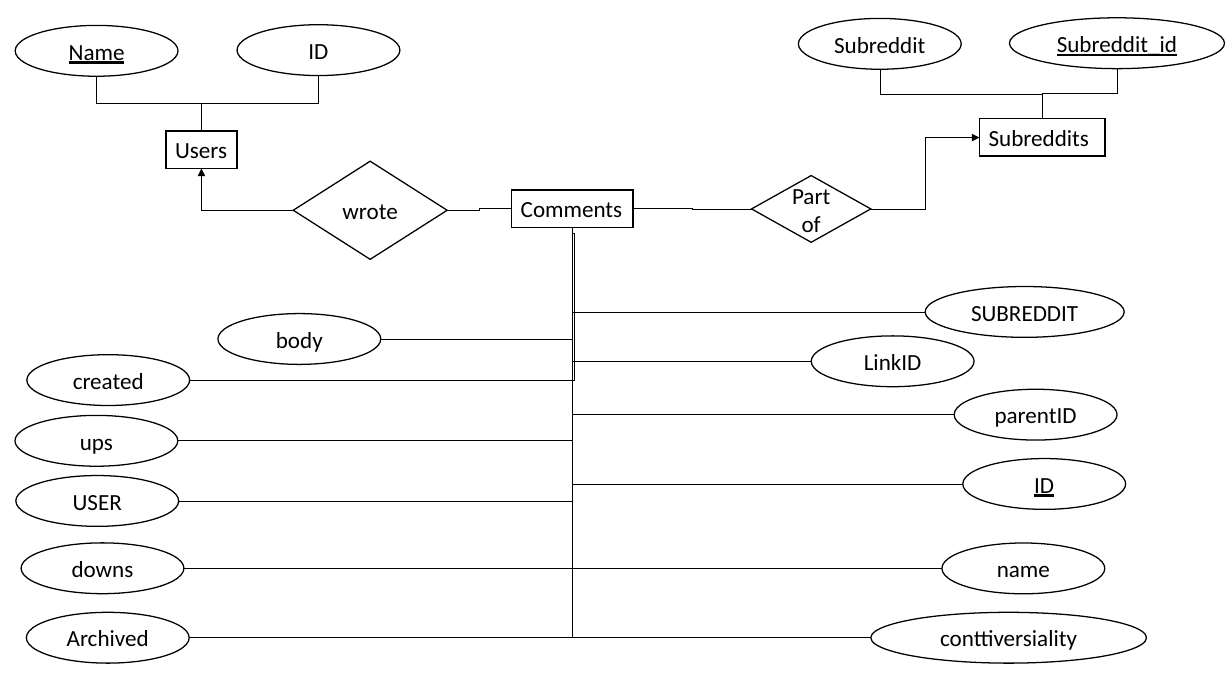
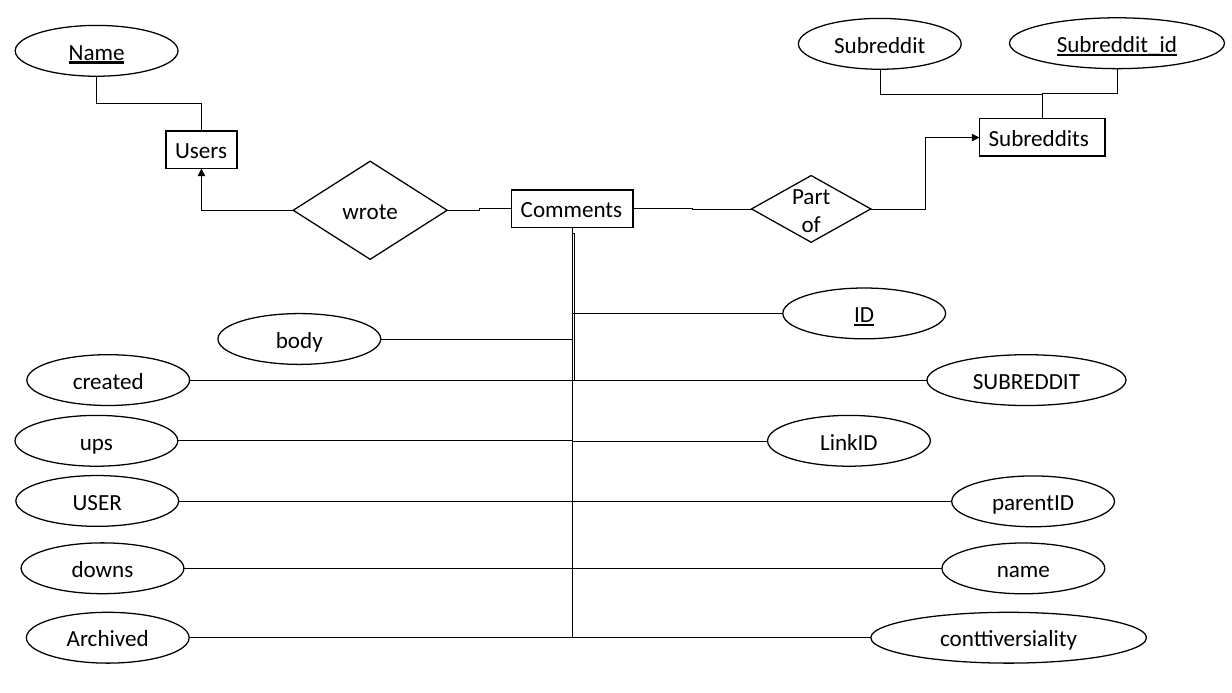
Before and after one commit to Darker97/Reddit-SQL-Databases, a slide deck: slide 2 of Text/ERM_Assign2.pptx. Drawn at 1232x693 pixels with LibreOffice and Linux fonts; fonts in the diff are those of the drawing. Boxes give left, top, right and bottom in pixels: in the first picture for what was removed or moved away, otherwise in the second. Text is boxed around its words. In the diff, an @@ line names an element or a change of style, - is before the commit and + after.

```diff
--- a/Text/ERM_Assign2.pptx
+++ b/Text/ERM_Assign2.pptx
@@ ellipse removed at [238, 25, 400, 76] @@
-ID
@@ elbow line removed from (319, 76) to (201, 131) @@
@@ elbow line moved from (925, 312) - (572, 227) to (927, 380) - (572, 227) @@
@@ elbow line moved from (955, 415) - (572, 227) to (952, 502) - (572, 227) @@
@@ elbow line moved from (811, 361) - (572, 227) to (768, 441) - (572, 227) @@
@@ elbow line moved from (963, 484) - (572, 227) to (783, 313) - (572, 227) @@
@@ ellipse "ID": place and size @@
-ellipse "ID" at [963, 458, 1126, 509]
+ellipse "ID" at [783, 288, 945, 339]
@@ ellipse "SUBREDDIT": place and size @@
-ellipse "SUBREDDIT" at [925, 287, 1124, 337]
+ellipse "SUBREDDIT" at [927, 355, 1126, 406]
@@ ellipse "LinkID": place and size @@
-ellipse "LinkID" at [811, 336, 974, 387]
+ellipse "LinkID" at [768, 416, 931, 467]
@@ ellipse "parentID": place and size @@
-ellipse "parentID" at [955, 389, 1117, 440]
+ellipse "parentID" at [952, 476, 1115, 527]
```
Also in this commit, not shown: 2 other files.
